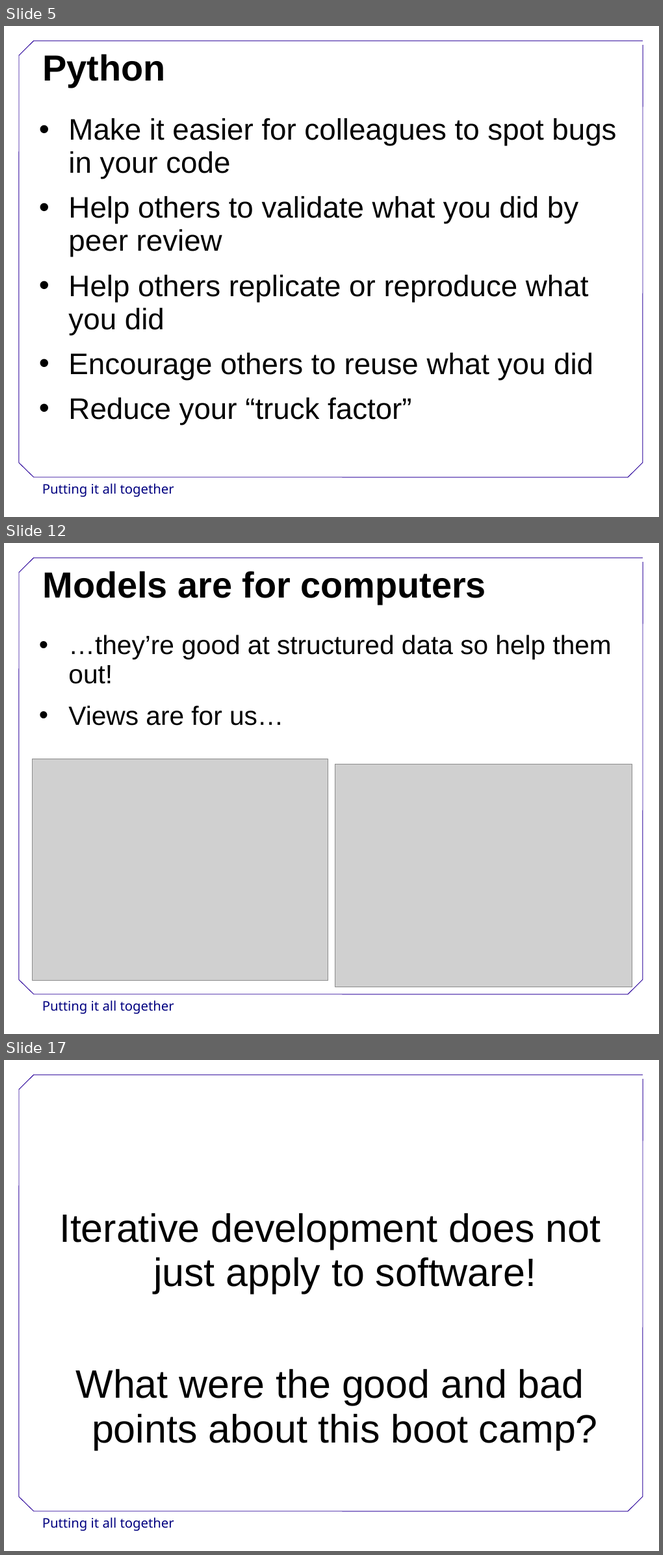
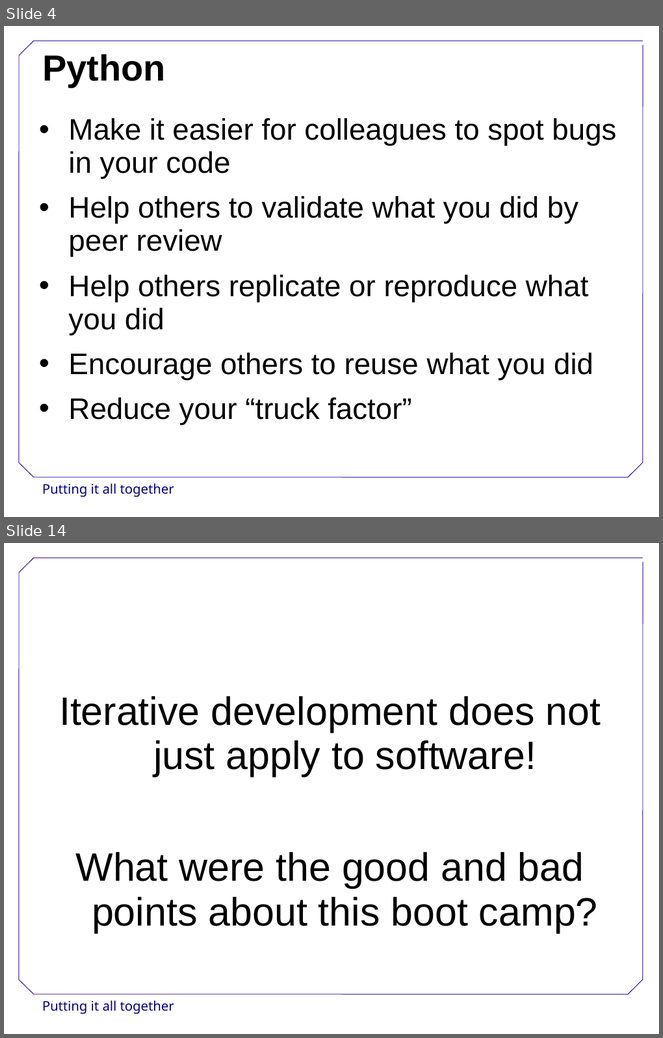
Before and after one commit to swcarpentry/DEPRECATED-boot-camps, a slide deck: slides/PuttingItAllTogether.ppt. Shown one above the other, each under a label of ours: slides 5, 12 and 17 before the commit, slides 4 and 14 after it; the slides between them are not shown. The pictures are 663x1555 and 663x1038 pixels, drawn with LibreOffice and Linux fonts; fonts in the diff are those of the drawing; grey boxes stand for pictures; background and template pictures are left out. Boxes give left, top, right and bottom in pixels: in the first picture for what was removed or moved away, otherwise in the second. Text is boxed around its words. In the diff, an @@ line names an element or a change of style, - is before the commit and + after.

```diff
--- a/slides/PuttingItAllTogether.ppt
+++ b/slides/PuttingItAllTogether.ppt
@@ slide 12 removed at (4,543,659,1034), background #FFFFFF; not listed: 9 template elements that a slide beside it also shows @@
@@ title removed at (42,571,486,604) @@
-Models are for computers
@@ text removed at (68,635,612,726) @@
-• …they’re good at structured data so help them out!
-• Views are for us…
@@ picture removed at (32,759,328,980) @@
@@ picture removed at (335,764,633,987) @@
@@ what was slide 5 is now slide 4 @@
@@ what was slide 17 is now slide 14 @@
```
Also in this commit, not shown: 5 slides changed, 6 slides added, 10 other slides removed, 6 other files.
